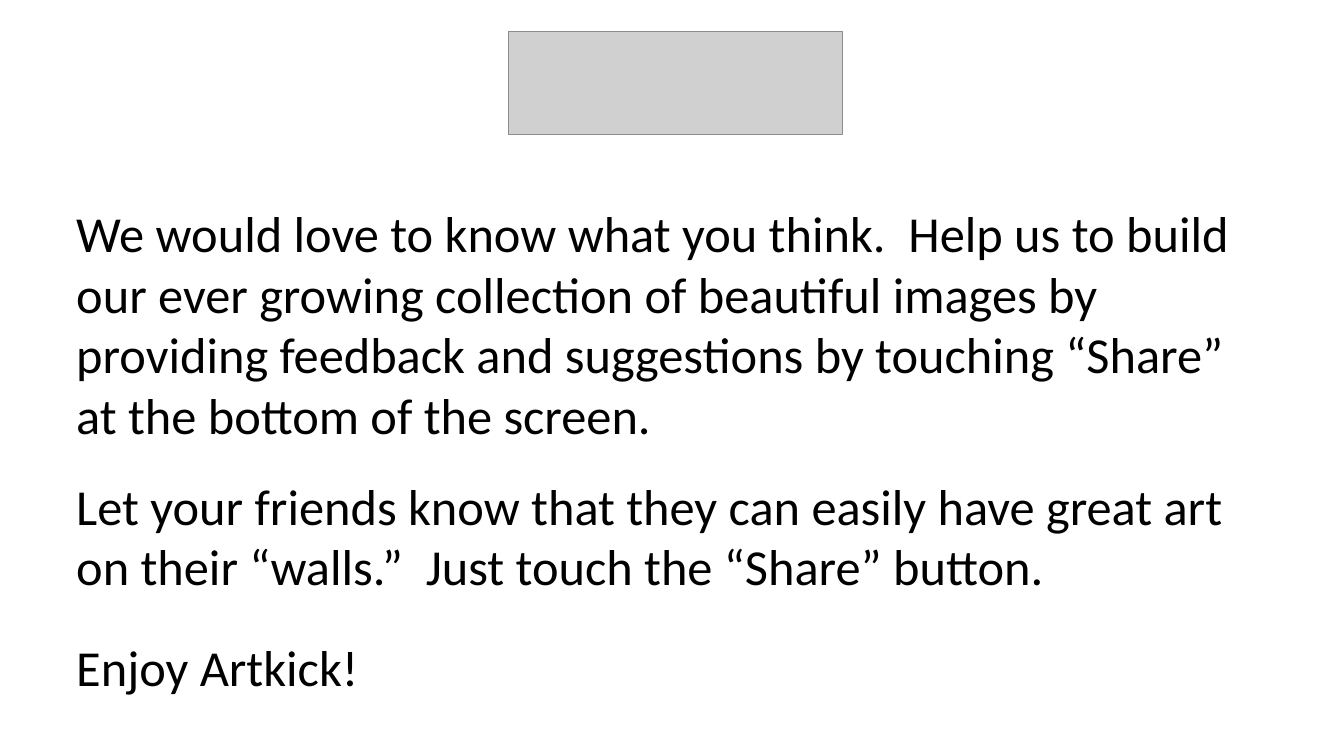
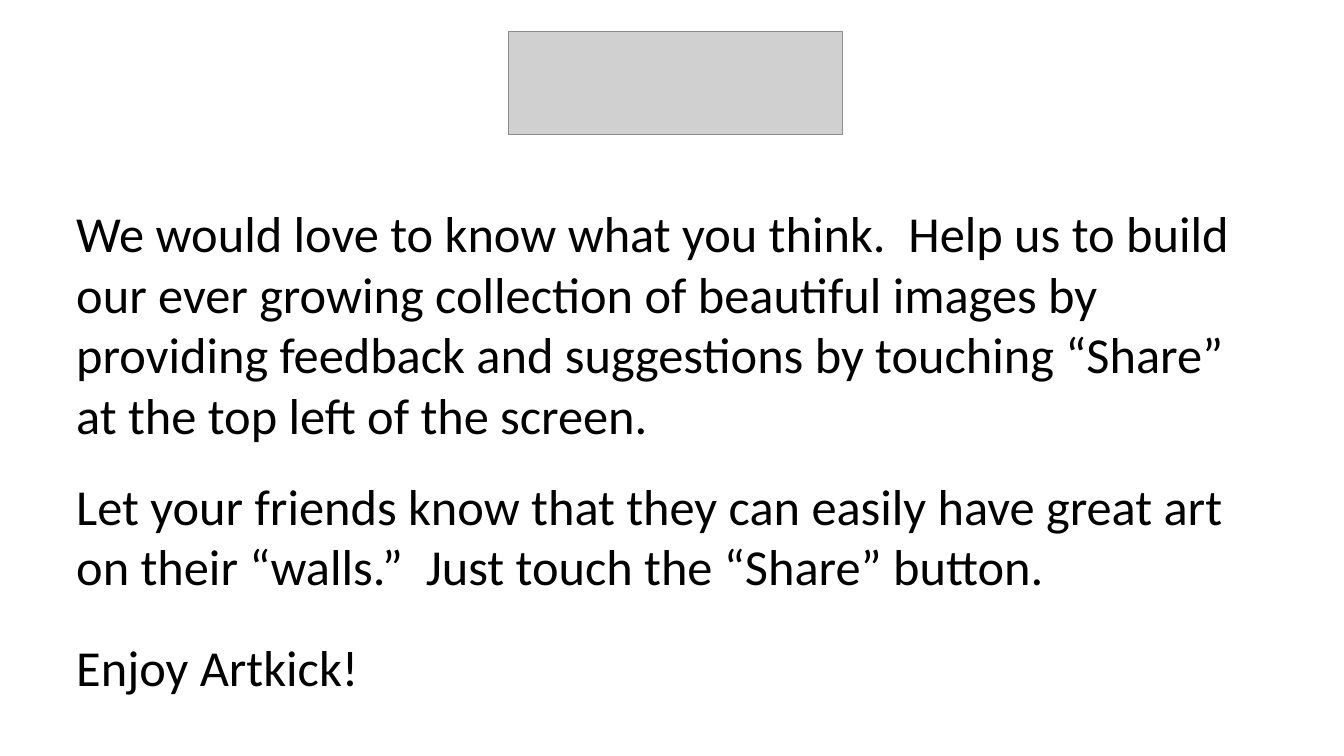
Before and after one commit to sjlaube/Artkick, a slide deck: slide 3 of Design Documents/New User Slides V2.pptx. Drawn at 1344x756 pixels with LibreOffice and Linux fonts; fonts in the diff are those of the drawing; grey boxes stand for pictures. Boxes give left, top, right and bottom in pixels: in the first picture for what was removed or moved away, otherwise in the second. Text is boxed around its words. In the diff, an @@ line names an element or a change of style, - is before the commit and + after.

```diff
--- a/Design Documents/New User Slides V2.pptx
+++ b/Design Documents/New User Slides V2.pptx
@@ text at [76,217,1228,442]: text changed @@
-We would love to know what you think. Help us to build our ever growing collection of beautiful images by providing feedback and suggestions by touching “Share” at the bottom of the screen.
+We would love to know what you think. Help us to build our ever growing collection of beautiful images by providing feedback and suggestions by touching “Share” at the top left of the screen.
```
Also in this commit, not shown: 7 other files.
